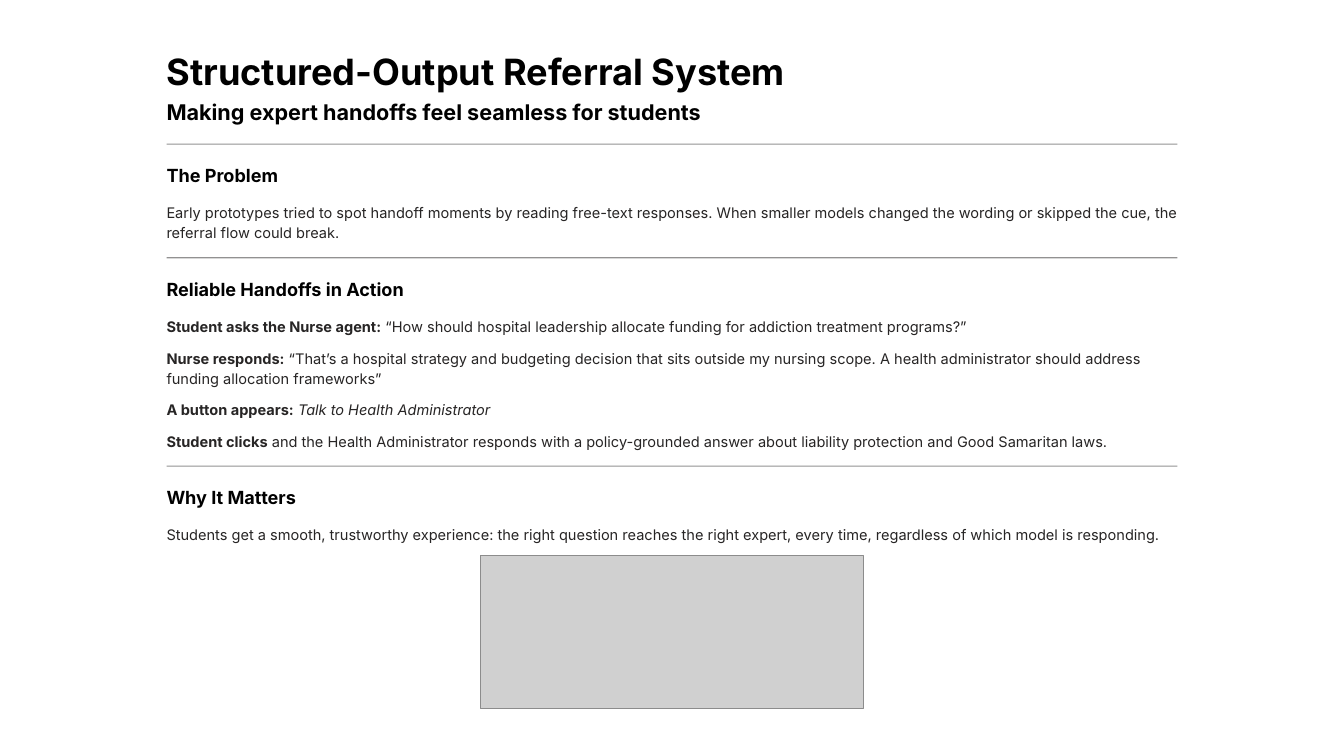
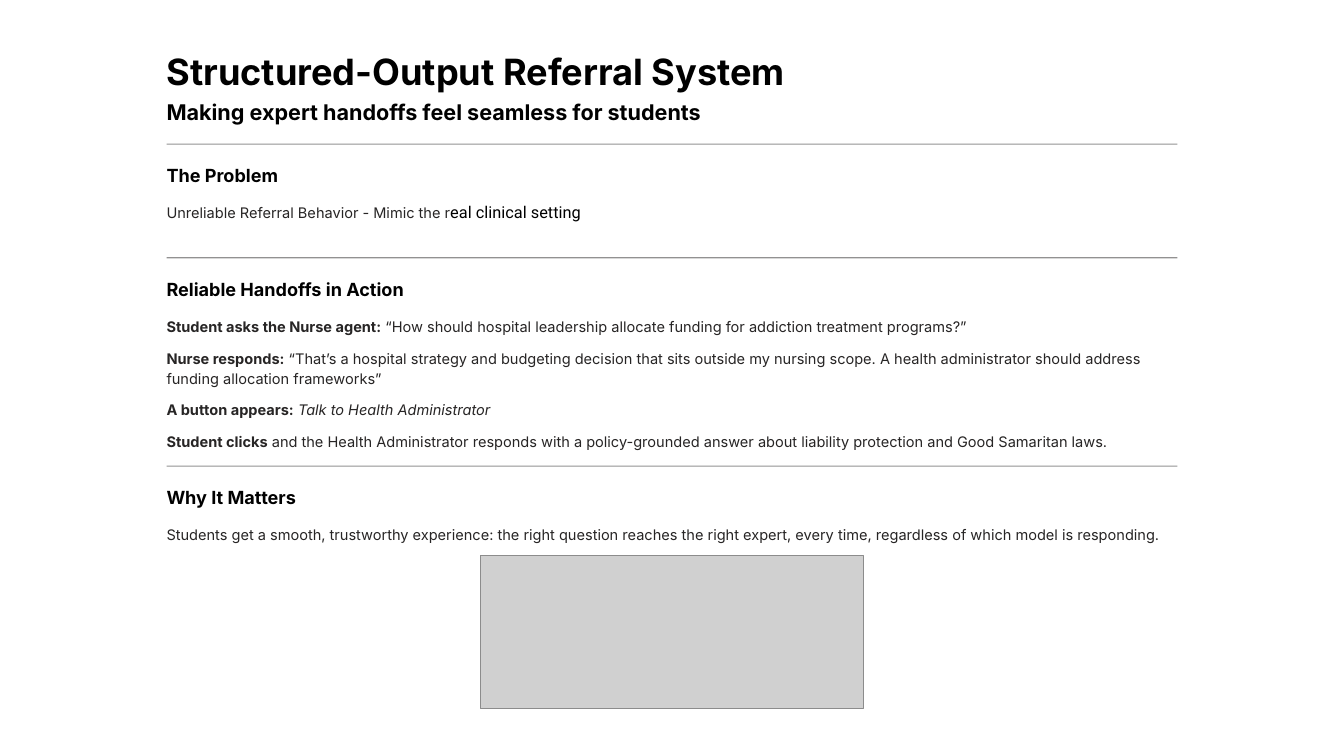
Before and after one commit to Anusha-raju/spring-2026-group1, a slide deck: slide 6 of presentation/bridge.pptx. Drawn at 1344x756 pixels with LibreOffice and Linux fonts; fonts in the diff are those of the drawing; grey boxes stand for pictures; background and template pictures are left out. Boxes give left, top, right and bottom in pixels: in the first picture for what was removed or moved away, otherwise in the second. Text is boxed around its words. In the diff, an @@ line names an element or a change of style, - is before the commit and + after.

```diff
--- a/presentation/bridge.pptx
+++ b/presentation/bridge.pptx
@@ text at [167, 205, 581, 222]: text changed @@
-Early prototypes tried to spot handoff moments by reading free-text responses. When smaller models changed the wording or skipped the cue, the referral flow could break.
+Unreliable Referral Behavior - Mimic the real clinical setting
```
Also in this commit, not shown: 4 other slides changed.
